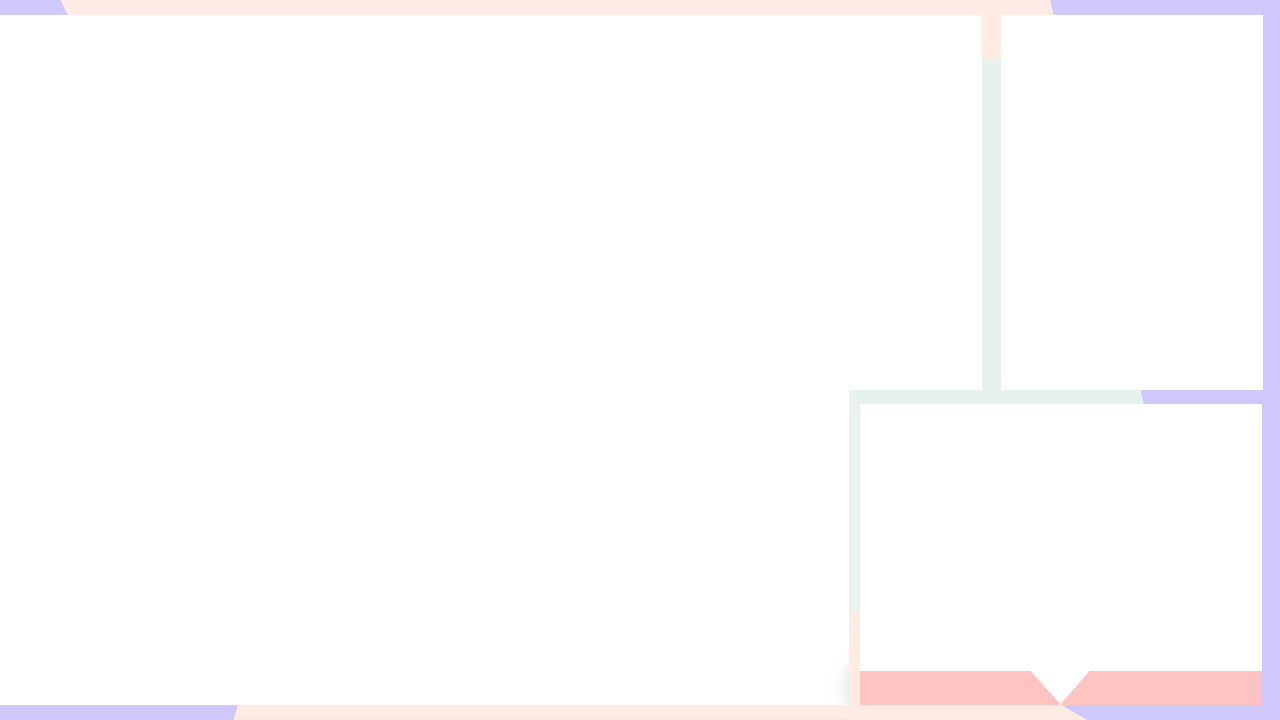
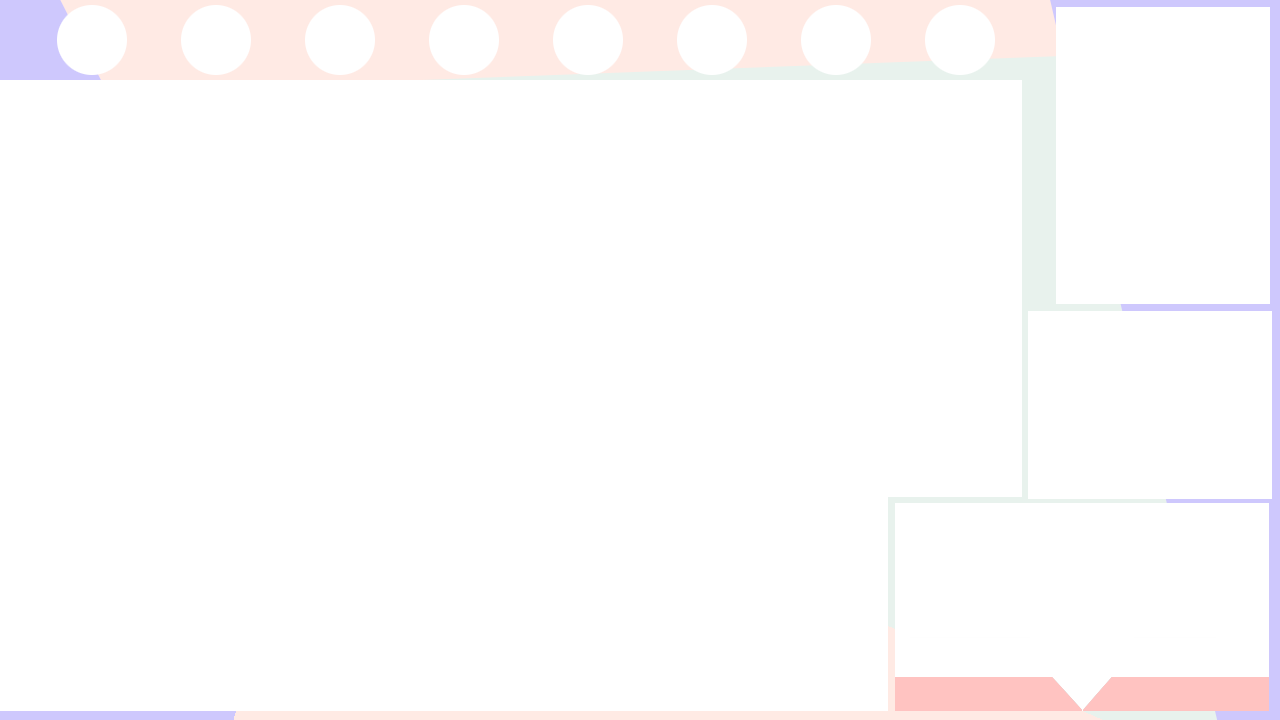
Comparing the layer stacks of the two 1280 × 720 images. Changes:
removed layer "Frame" over [0, 5, 1272, 720]
removed layer "CommentatorDoubleWithoutBlur" over [822, 631, 1269, 720]
added layer "Pasted Layer" above "Pasted Layer #1" over [895, 637, 1269, 711]
added layer "New Frame" above "White" over [0, 5, 1272, 720]
